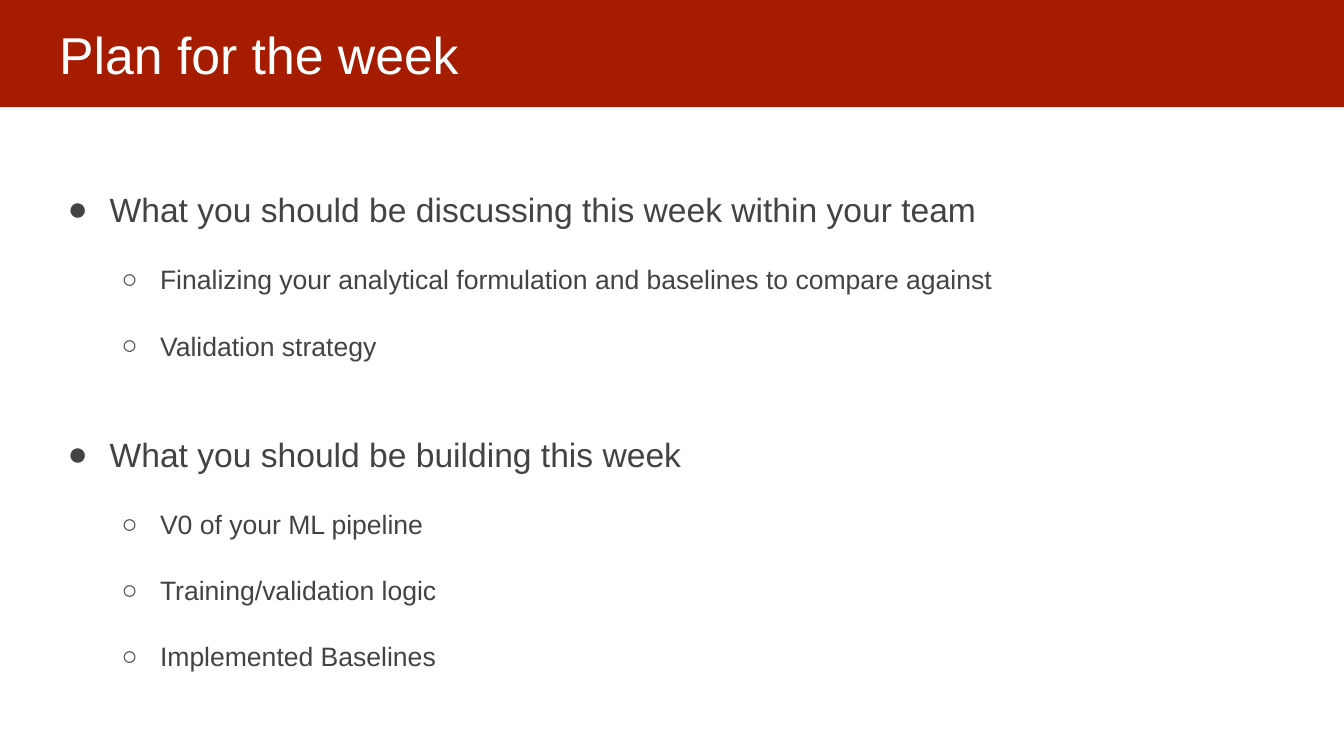
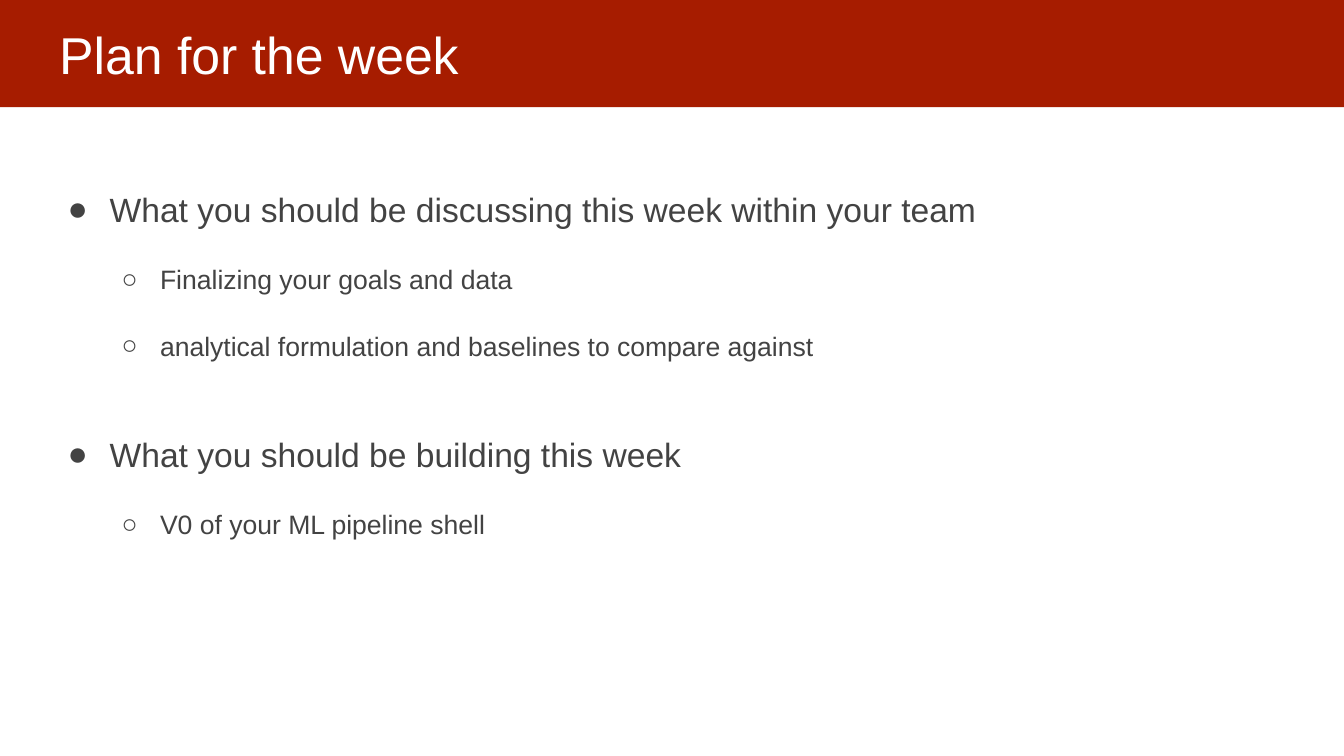
Before and after one commit to dssg/MLinPractice, a slide deck: slide 2 of Lectures/Lecture5-ModelSelection.pptx (slide 5 before the commit). Drawn at 1344x756 pixels with LibreOffice and Linux fonts; fonts in the diff are those of the drawing. Boxes give left, top, right and bottom in pixels: in the first picture for what was removed or moved away, otherwise in the second. Text is boxed around its words. In the diff, an @@ line names an element or a change of style, - is before the commit and + after.

```diff
--- a/Lectures/Lecture5-ModelSelection.pptx
+++ b/Lectures/Lecture5-ModelSelection.pptx
@@ text at (160, 269, 814, 361): text changed @@
-  ○ Finalizing your analytical formulation and baselines to compare against
-  ○ Validation strategy
+  ○ Finalizing your goals and data
+  ○ analytical formulation and baselines to compare against
@@ text at (160, 514, 485, 539): text changed @@
-  ○ V0 of your ML pipeline
-  ○ Training/validation logic
-  ○ Implemented Baselines
+  ○ V0 of your ML pipeline shell
```
Also in this commit, not shown: 6 other slides changed, 1 slide added, 2 slides removed.
